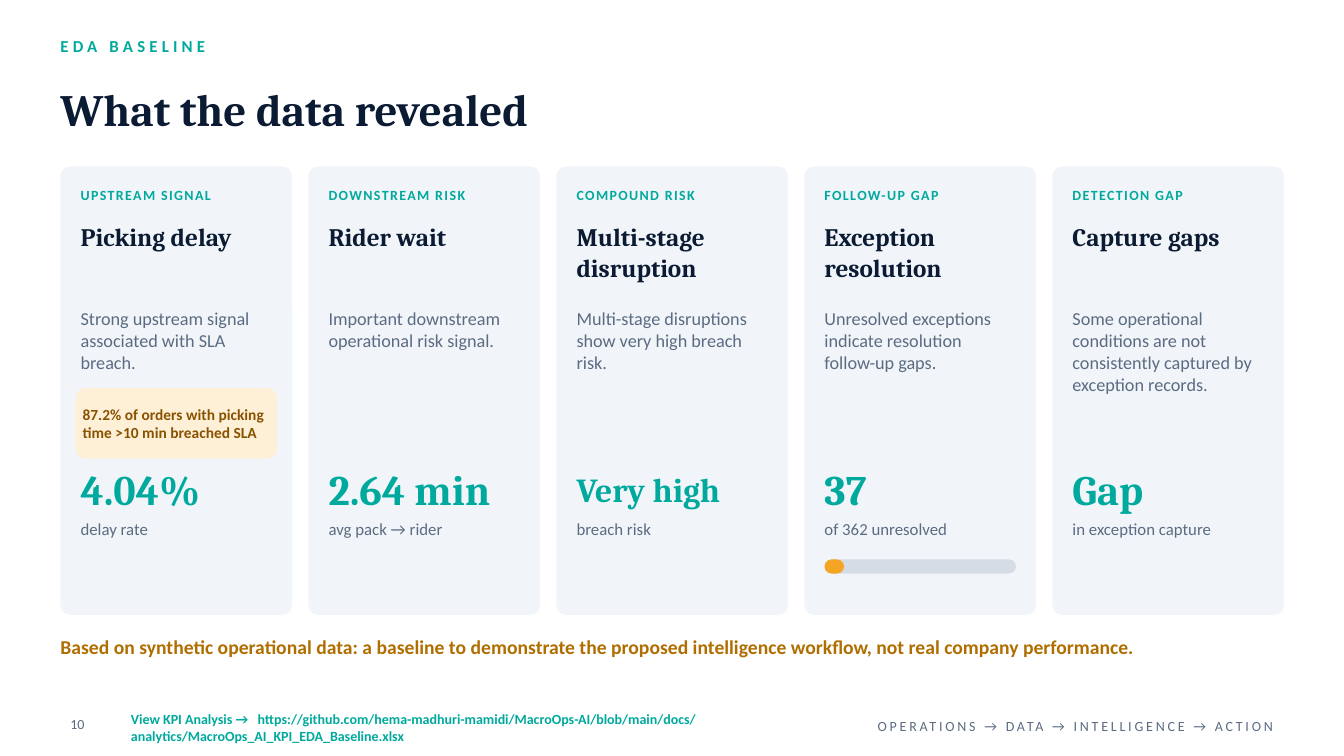
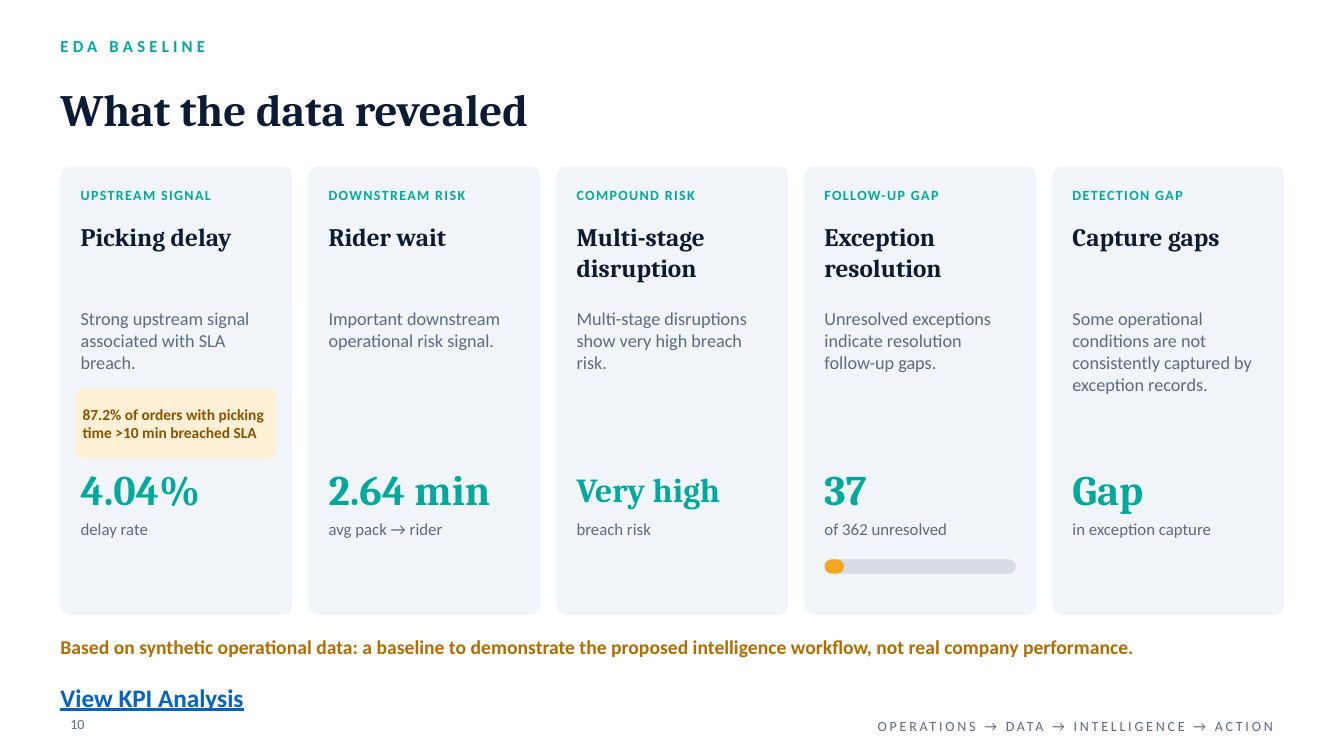
Before and after one commit to hema-madhuri-mamidi/MacroOps-AI, a slide deck: slide 10 of docs/presentations/MacroOps_AI_Milestone2_Review_Final.pptx. Drawn at 1344x756 pixels with LibreOffice and Linux fonts; fonts in the diff are those of the drawing. Boxes give left, top, right and bottom in pixels: in the first picture for what was removed or moved away, otherwise in the second. Text is boxed around its words. In the diff, an @@ line names an element or a change of style, - is before the commit and + after.

```diff
--- a/docs/presentations/MacroOps_AI_Milestone2_Review_Final.pptx
+++ b/docs/presentations/MacroOps_AI_Milestone2_Review_Final.pptx
@@ text at [60,689,243,711]: text changed; size 10 to 18 pt; text colour #00A99D to #0563C1 @@
-View KPI Analysis → https://github.com/hema-madhuri-mamidi/MacroOps-AI/blob/main/docs/analytics/MacroOps_AI_KPI_EDA_Baseline.xlsx
+View KPI Analysis
```
Also in this commit, not shown: 8 other slides changed.
